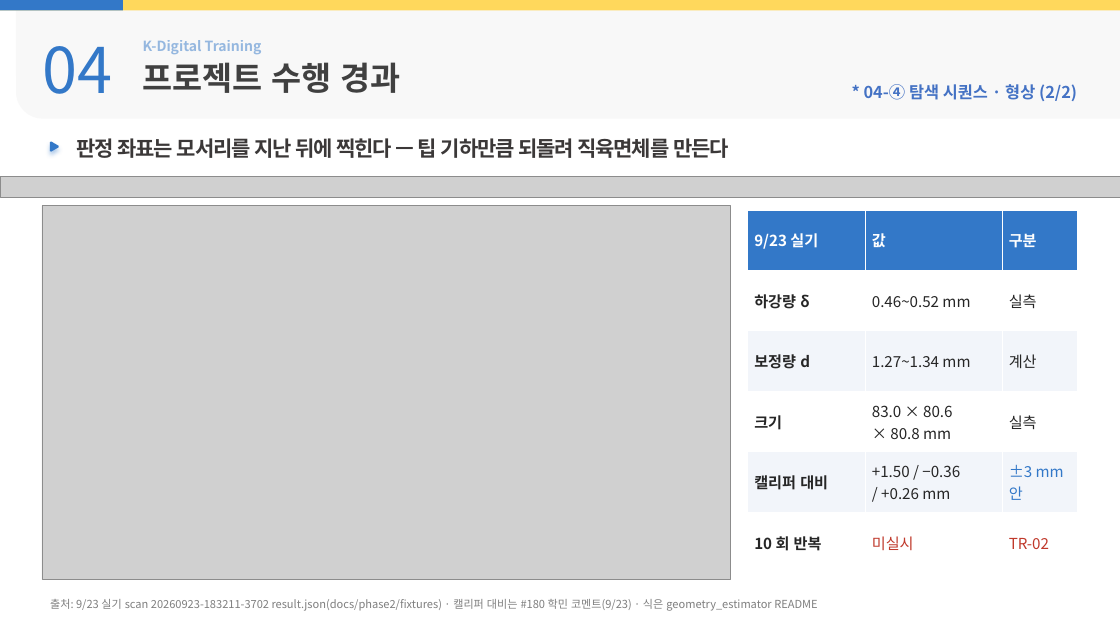
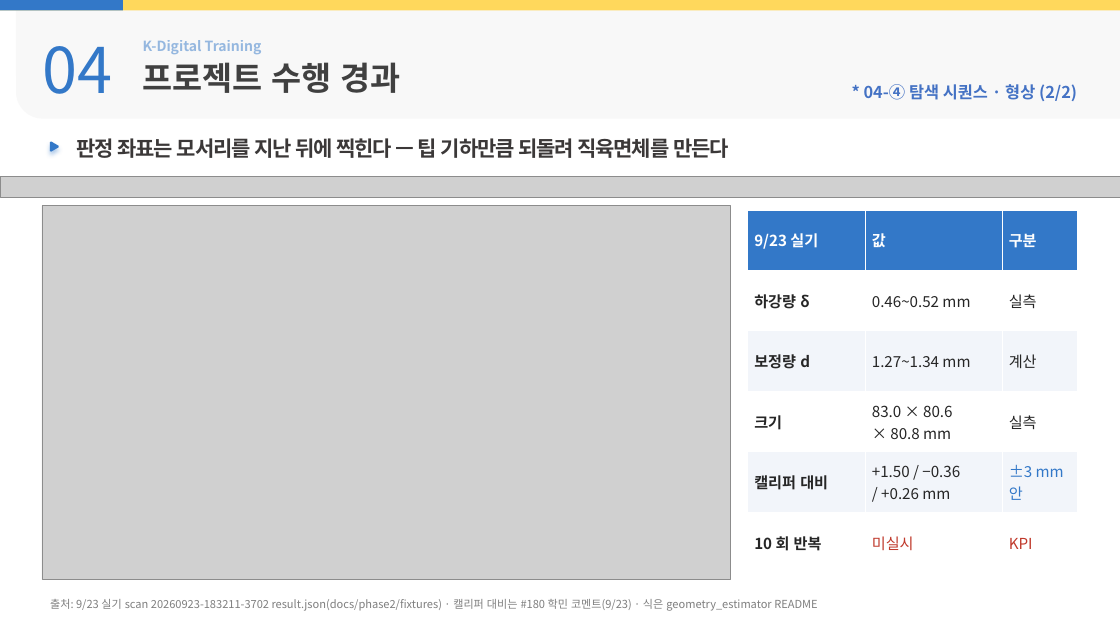
Before and after one commit to yujh5537/rokey_cobot1_Weld-Made, a slide deck: slide 13 of docs/presentation/slides-byeonghu.pptx. Drawn at 1120x630 pixels with LibreOffice and Linux fonts; fonts in the diff are those of the drawing; grey boxes stand for pictures; background and template pictures are left out. Boxes give left, top, right and bottom in pixels: in the first picture for what was removed or moved away, otherwise in the second. Text is boxed around its words. In the diff, an @@ line names an element or a change of style, - is before the commit and + after.

```diff
--- a/docs/presentation/slides-byeonghu.pptx
+++ b/docs/presentation/slides-byeonghu.pptx
@@ table at [748, 210, 1078, 573] @@
-row 6, column 3: TR-02
+row 6, column 3: KPI
```
Also in this commit, not shown: 7 other slides changed, 11 other files.
